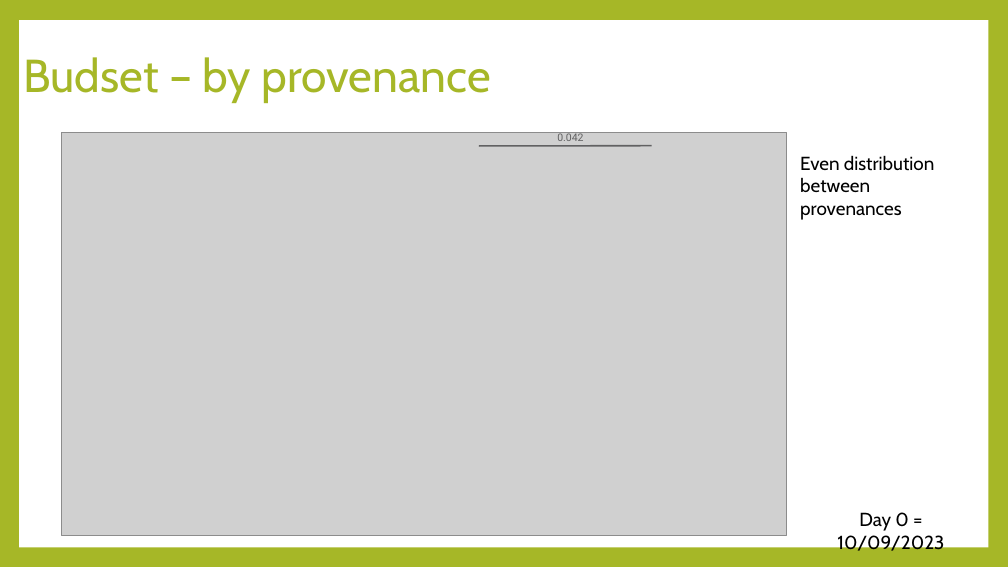
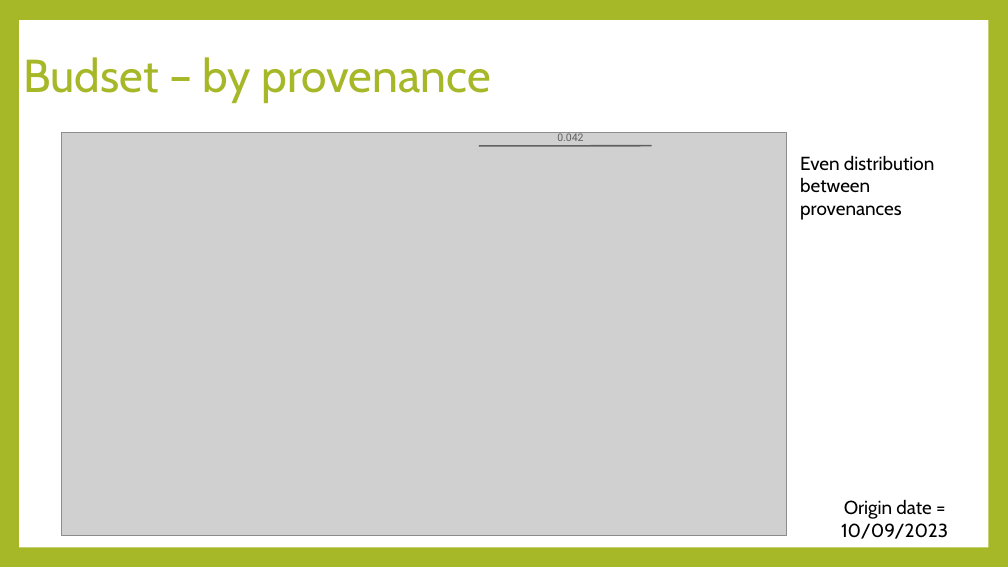
Before and after one commit to luisasenecio/RapidAdaptation, a slide deck: slide 14 of RapidAdaptation_DataExploration.pptx (slide 15 before the commit). Drawn at 1008x567 pixels with LibreOffice and Linux fonts; fonts in the diff are those of the drawing; grey boxes stand for pictures. Boxes give left, top, right and bottom in pixels: in the first picture for what was removed or moved away, otherwise in the second. Text is boxed around its words. In the diff, an @@ line names an element or a change of style, - is before the commit and + after.

```diff
--- a/RapidAdaptation_DataExploration.pptx
+++ b/RapidAdaptation_DataExploration.pptx
@@ text at (841,499,948,539): text changed @@
-Day 0 = 10/09/2023
+Origin date = 10/09/2023
```
Also in this commit, not shown: 4 slides added, 2 slides removed, 4 other files.
